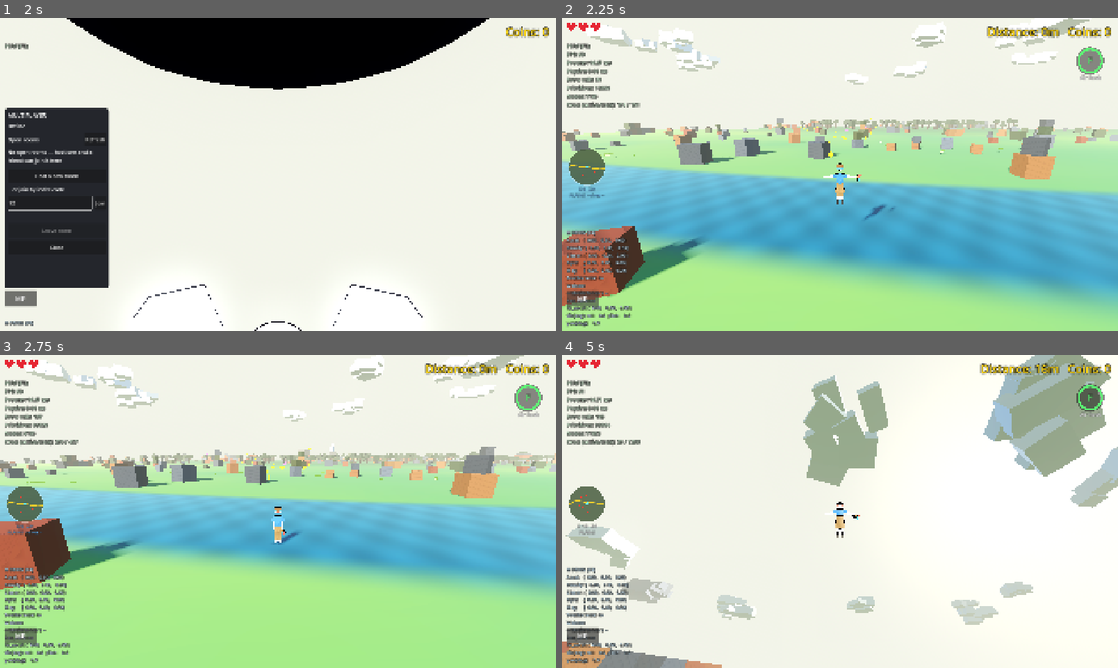
Above: before the commit, frames 1-4 (two rows, left to right).
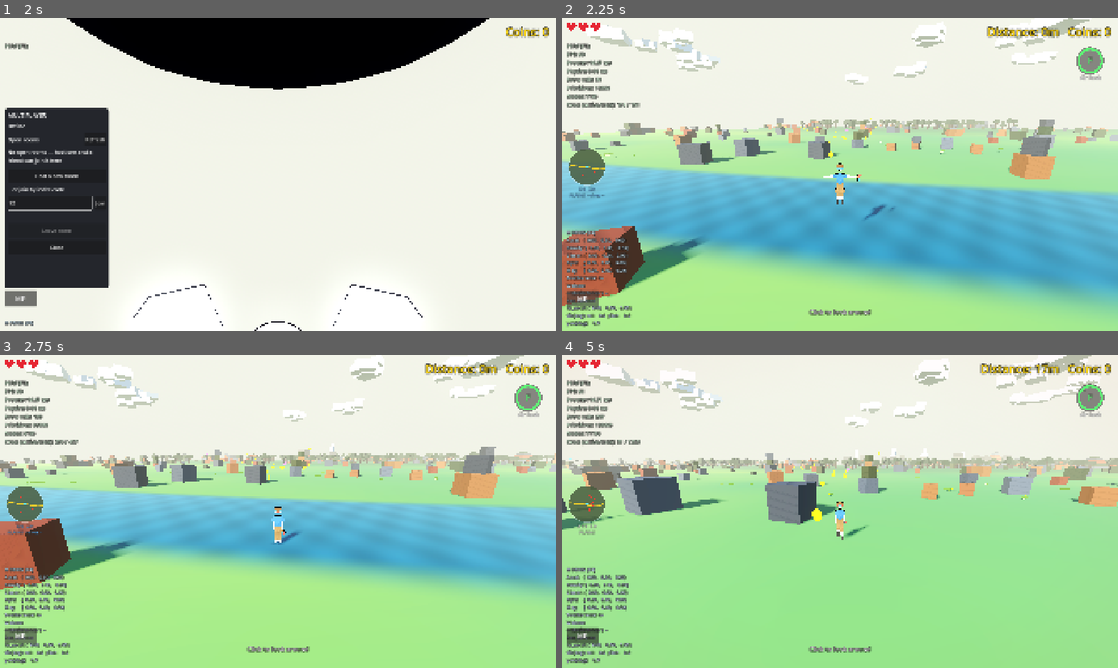
Above: after the commit, the same moments.

Repository: korjavin/godot-test1
Game: Godot game, scene res://scenes/main.tscn
Two runs of this game, one before a commit and one after it. Both use one fixed random seed, a clock stepped at 60 frames per second and the inputs below.
Inputs (mouse positions are in pixels of both pictures, inside the frame that each line leads up to):
- Up to frame 1 (2 s): click "MULTIPLAYER" at 0.5 s; click (50, 202) at 1.27 s; type "12" at 1.35 s
- Up to frame 2 (2.25 s): click "MP" at 2 s
- Up to frame 3 (2.75 s): no input
- Up to frame 4 (5 s): tap Enter (ui_accept) at 2.75, 3.5, 4.25 s; move the mouse to (867, 511) at 2.77 s; hold Shift (run) 2.78-3.53 s; hold W (move_forward) from 2.78 s (still down); tap Space (jump) at 3.02, 3.32, 3.77, 4.07 s; move the mouse to (812, 511) at 3.52 s; tap Ctrl (duck) at 3.6 s; tap Shift (run) at 3.8 s; move the mouse to (851, 505) at 4.27 s; hold Shift (run) from 4.28 s (still down)

Frame 1 is identical in both runs. In frame 2, 0.2% of the frame differs, in the area x 44-56%, y 93-96%; in frame 3, 0.2%; in frame 4, 74%, in the area x 0-100%, y 0-100%.

Commit message:
fix: address code review findings

Diff:
--- a/scripts/mp_manager.gd
+++ b/scripts/mp_manager.gd
@@ -1863,9 +1863,32 @@
 # contribution is always simply its live `own_coins` / `own_lives_spent`, and a
 # restart never has to be hidden from the room's totals.
 
+func _join_settled() -> bool:
+	"""
+	Whether the room's totals can be trusted yet.
+
+	A joiner is IN_ROOM from the `welcome` frame, but `_peer_state` fills one
+	relayed snapshot at a time — and each snapshot carries one peer's coins AND
+	its spent lives, so a HALF-ARRIVED SET IS NOT A PARTIAL AVERAGE: it can be all
+	of the room's deaths and none of the bank that paid for the extra hearts. A
+	joiner reading it mid-fill computes zero hearts in a perfectly healthy room,
+	`_check_shared_game_over()` fires, and the Game Over screen goes up — undone
+	only if the placement runs, so a joiner still waiting on the seed sits there
+	for the whole 20 s `seed_req` budget, or forever if the seed never lands.
+
+	Until this is true the three getters below answer `null` and the player falls
+	through to solo semantics on the `== null` test it already makes. Same
+	condition `_can_join_place()` uses, minus the seed: the totals become readable
+	as soon as the SNAPSHOTS are in (or their deadline is spent), whether or not a
+	world has arrived to place into.
+	"""
+	return _first_member or _join_applied \
+		or _state_received.size() >= _expected_snapshots or _join_wait >= JOIN_SNAPSHOT_WAIT
+
+
 func shared_bank(own_coins: int) -> Variant:
-	"""The room's banked coins, or `null` offline."""
-	if _state != State.IN_ROOM:
+	"""The room's banked coins, or `null` offline / before the join settles."""
+	if _state != State.IN_ROOM or not _join_settled():
 		return null
 	var total: int = own_coins + _gone_coins
 	for state: Dictionary in _peer_state.values():
@@ -1874,8 +1897,9 @@
 
 
 func shared_lives_spent(own_spent: int) -> Variant:
-	"""Lives spent by everyone who has been in this room, or `null` offline."""
-	if _state != State.IN_ROOM:
+	"""Lives spent by everyone who has been in this room, or `null` offline /
+	before the join settles (see `_join_settled`)."""
+	if _state != State.IN_ROOM or not _join_settled():
 		return null
 	var total: int = own_spent + _gone_spent
 	for state: Dictionary in _peer_state.values():
@@ -1890,8 +1914,10 @@
 	A max, so feeding it back into the player's own running max cannot inflate it
 	— which is also why a departed peer needs no frozen accumulator: whatever it
 	reached was already folded in while it was here.
-	"""
-	if _state != State.IN_ROOM:
+
+	`null` offline, and while the join is still settling (see `_join_settled`).
+	"""
+	if _state != State.IN_ROOM or not _join_settled():
 		return null
 	var best: int = own_distance
 	for state: Dictionary in _peer_state.values():
@@ -2110,6 +2136,19 @@
 		conn.close()
 		_connections.erase(id)
 		_pending_signals.erase(id)
+		# Freeze and drop its contribution exactly as `_on_lobby_peer_left` does.
+		# `_peer_state` is the ONLY source for `peer_positions()` (the LOD
+		# manager's focus points) and `nearest_member_position()` (what every
+		# crocodile hunts), and no `peer_left` is coming for this peer — so
+		# leaving the entry meant the master's whole pack chased, and the LOD
+		# manager held awake, an empty patch of ground for the room's life, while
+		# the peer went on banking coins nobody could count. A later real
+		# `peer_left` finds nothing here and folds nothing twice.
+		if _peer_state.has(id):
+			var gone: Dictionary = _peer_state[id]
+			_gone_coins += int(gone.get("coins", 0))
+			_gone_spent += int(gone.get("spent", 0))
+			_peer_state.erase(id)
 		if _avatars.has(id):
 			(_avatars[id] as RemoteAvatar).queue_free()
 			_avatars.erase(id)
@@ -2441,7 +2480,18 @@
 	"""
 	if _collected_ids.has(id):
 		return
-	_collected_ids[id] = true
+	# NOT recorded here: `_apply_confirm` below records it, through
+	# `_absorb_collected`, which skips ids already in the set and then returns
+	# early when nothing was fresh. Recording it up front therefore turned the
+	# master's own sweep of the `"coin"` group into a no-op, and `coin.gd`
+	# deliberately does not `queue_free()` on the claimed path (it only hides the
+	# coin and stops monitoring) — so every coin the MASTER picked up stayed in
+	# the tree, invisible and still in the `"coin"` group, until its chunk
+	# unloaded. `_resolve_kill` has the same shape and gets it right: `_dead_crocs`
+	# is written inside `_apply_dead`, not before it.
+	#
+	# Safe because nothing between here and `_apply_confirm` re-enters this
+	# function: `_broadcast_reliable` is a synchronous `put_packet` loop.
 
 	var now: int = Time.get_ticks_msec()
 	if now > _room_streak_deadline_msec:
--- a/scripts/mp_ui.gd
+++ b/scripts/mp_ui.gd
@@ -669,10 +669,24 @@
 		if typeof(entry) != TYPE_DICTIONARY:
 			continue
 		var room: Dictionary = entry as Dictionary
-		var code: String = String(room.get("code", "")).strip_edges().to_upper()
+		# TYPE-CHECKED, not converted. `String(v)` / `int(v)` are Variant
+		# CONSTRUCTORS with no overload for most types — `String({})` raises
+		# "Nonexistent 'String' constructor" at runtime, and a GDScript runtime
+		# error unwinds the whole calling function, so one malformed row from a
+		# hostile or buggy lobby (the URL is settable with `?lobby=`) aborted this
+		# loop mid-way: the rows already built stayed on screen and the trailing
+		# `_set_rooms_status()` / `_refresh()` never ran, leaving the panel stuck
+		# on "Looking for rooms…". `_hero_summary()` below already does it this way.
+		var raw_code: Variant = room.get("code", "")
+		if typeof(raw_code) != TYPE_STRING:
+			continue
+		var code: String = (raw_code as String).strip_edges().to_upper()
 		if code.length() != CODE_LENGTH:
 			continue
-		var count: int = int(room.get("members", 0))
+		var raw_count: Variant = room.get("members", 0)
+		if typeof(raw_count) != TYPE_INT and typeof(raw_count) != TYPE_FLOAT:
+			continue
+		var count: int = int(raw_count)
 		# The lobby already withholds full and empty rooms; re-checking here means
 		# an older or misbehaving lobby cannot put an unjoinable row on screen.
 		if count < 1 or count >= MAX_MEMBERS:
--- a/scripts/piglet_crocodile_ai.gd
+++ b/scripts/piglet_crocodile_ai.gd
@@ -332,13 +332,29 @@
 var _remote_yaw: float = 0.0
 var _has_remote_sample: bool = false
 
-## True once this body has asked the room master to kill it (giant-Teibi crush).
+## When this body last asked the room master to kill it (giant-Teibi crush), in
+## `Time.get_ticks_msec()`, or -1 for never.
+##
 ## The master's `dead` broadcast is a round trip, and the body stays alive, solid
 ## and overlapping the player until it lands — so `_handle_collisions` fires the
 ## crush again on EVERY physics frame in between, and each one would put another
 ## RELIABLE packet on the one channel that also carries claims and confirms.
 ## Latched here rather than in the manager because the request is per-crocodile.
-var _kill_requested: bool = false
+##
+## It EXPIRES rather than latching forever, because nothing acknowledges the
+## request: `request_croc_kill()` reports only that the packet left. The master's
+## own `VERB_BUDGET_PER_SEC` drops `kill` past 10/s per peer SILENTLY, and a
+## giant Teibi crossing a dense far-out pack touches more than that in a second —
+## so a permanent latch left those crocodiles unable to be crushed AND unable to
+## bite (the early return is above the bite path), i.e. immortal harmless
+## obstacles for the rest of the run. A stall vote deposing the master mid-round-
+## trip, or a channel mid-renegotiation, lose a request the same way.
+var _kill_requested_msec: int = -1
+## How long to wait for the master's ruling before asking again. Long enough that
+## the per-frame re-send this exists to suppress still costs one packet; short
+## enough that a dropped request is retried while the player is still standing on
+## the crocodile.
+const KILL_RETRY_MSEC: int = 1000
 
 ## Confinement: elevated "patrol" crocodiles are pinned to a structure top (a
 ## pyramid apex or wall ridge) and can never wander off it, since they can't jump
@@ -858,7 +874,17 @@
 	@param reach: Ray length — AVOID_LOOK_AHEAD scaled by the body (see _avoid_obstacles)
 	@return true if the ray hits something we should steer around
 	"""
-	var query := PhysicsRayQueryParameters3D.create(origin, origin + dir.normalized() * reach)
+	# OUR OWN MASK, not `create()`'s default of all 32 layers. Fauna roots are
+	# `AnimatableBody3D` bodies on layer 3 which crocodiles deliberately do not
+	# mask (mask 3 = layers 1+2), and they are in no group, so the group test
+	# below cannot reject them. Ordinary crocodiles are saved only by geometry —
+	# the feeler sits at 0.28-0.43 m, under every deck — but `_avoid_obstacles`
+	# scales both probe dimensions by the body, so a boss at scale >= 3.375 lifts
+	# it to 1.1 m+ and starts swerving away from, and cutting speed for, a pack
+	# beast it cannot touch.
+	var query := PhysicsRayQueryParameters3D.create(
+		origin, origin + dir.normalized() * reach, collision_mask
+	)
 	query.exclude = [get_rid()]  # never sense our own collider
 	query.collide_with_areas = false
 	var hit := space.intersect_ray(query)
@@ -1404,11 +1430,12 @@
 		# return WITHOUT squashing — the master's kill broadcast frees this body
 		# everywhere, including here. Offline, or with no manager in the scene, it
 		# answers false and the squash below runs byte-for-byte unchanged.
-		if _kill_requested:
+		var now_msec: int = Time.get_ticks_msec()
+		if _kill_requested_msec >= 0 and now_msec - _kill_requested_msec < KILL_RETRY_MSEC:
 			return  # Already asked; waiting on the master's ruling. See the var.
 		var mp := get_tree().get_first_node_in_group("mp")
 		if mp and mp.has_method("request_croc_kill") and mp.request_croc_kill(croc_id()):
-			_kill_requested = true
+			_kill_requested_msec = now_msec
 			return
 		squash_and_die()
 		return
--- a/scripts/start_overlay.gd
+++ b/scripts/start_overlay.gd
@@ -265,7 +265,11 @@
 ## `_make_button`) — this Control is PROCESS_MODE_ALWAYS, so it receives input
 ## under its own pause with nothing focused at all.
 func _unhandled_input(event: InputEvent) -> void:
-	if _dismissed or event == null:
+	# The touch-modal test is the same one `_process` uses to hide the body: while
+	# one of `touch_controls`' full-rect overlays is up this card is INVISIBLE, and
+	# without the test one Enter dismissed it anyway — permanently and unseen,
+	# since `_dismissed` is one-way and there is no route back to this screen.
+	if _dismissed or event == null or _touch_modal_up():
 		return
 	if event.is_action_pressed("ui_accept"):
 		get_viewport().set_input_as_handled()
@@ -277,7 +281,14 @@
 
 
 func _on_multiplayer_pressed() -> void:
-	_dismiss()
+	# NOT capturing the mouse: the panel is about to open and wants the cursor.
+	# On web `Input.set_mouse_mode(CAPTURED)` only REQUESTS pointer lock — the
+	# browser grants it on a later task — so `mp_ui._apply_pause()`'s
+	# `mouse_mode == MOUSE_MODE_CAPTURED` test would read VISIBLE, decline to
+	# release it, and the lock would then land with the panel open: cursor warped
+	# to screen centre, Join/Copy/Leave/Close unreachable. Exactly the failure the
+	# panel's pause exists to prevent.
+	_dismiss(false)
 	# Open the MP panel through the group, no hard reference — the same discovery
 	# rule the rest of the HUD follows. `_dismiss()` released our pause and the
 	# panel takes its own synchronously inside `open_panel()`, so the world is
@@ -289,7 +300,7 @@
 
 ## Stand down for good: hide, stop processing, release the pause, hand the mouse
 ## back to the game.
-func _dismiss() -> void:
+func _dismiss(capture_mouse: bool = true) -> void:
 	if _dismissed:
 		return
 	_dismissed = true
@@ -315,7 +326,7 @@
 	# 2. Pointer lock. Skipped on a touch session for the same reason
 	#    `player_controller._ready()` skips it: there is no mouse to capture and
 	#    the request would pop a useless prompt over the touch controls.
-	if not _is_touch:
+	if capture_mouse and not _is_touch:
 		Input.set_mouse_mode(Input.MOUSE_MODE_CAPTURED)
 
 
Not shown, changed: server/docker-compose.yml
Not shown, changed: CLAUDE.md
Not shown, changed: scripts/mp_e2e.sh
Not shown, changed: server/conn.go
Not shown, changed: server/lobby_test.go
Not shown, changed: server/main.go
Not shown, changed: server/room.go
